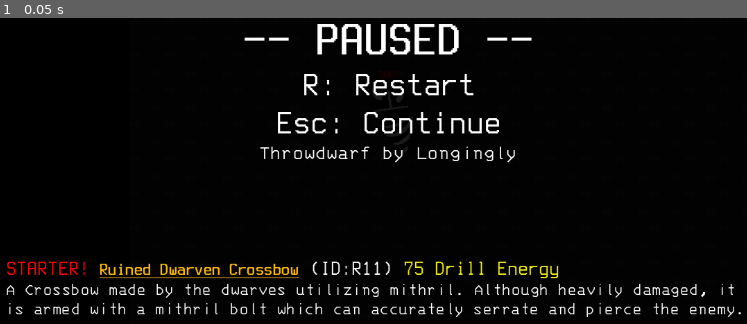
Above: before the commit, frame 1.
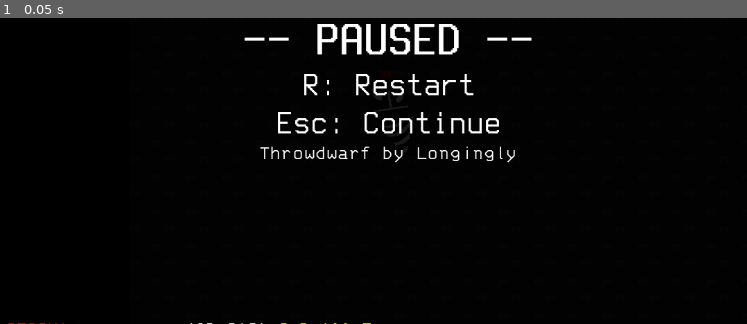
Above: after the commit, the same moment.

Repository: StaringLongingly/Throwdwarf
Game: Godot game, scene res://Game.tscn
Two runs of this game, one before a commit and one after it. Both use one fixed random seed, a clock stepped at 60 frames per second and the inputs below.
Inputs:
- Up to frame 1 (0.05 s): no input

The runs differ from the first frame. In frame 1, 3.4% of the frame differs, in the area x 0-100%, y 79-100%.

Commit message:
Tweaked the graphics

Diff:
--- a/Game.tscn
+++ b/Game.tscn
@@ -47,6 +47,7 @@
 [ext_resource type="Texture2D" uid="uid://cb8wlwjjfv1mq" path="res://sprites/border.png" id="44_fuhxg"]
 [ext_resource type="FontFile" uid="uid://6q2xyetu31xx" path="res://fonts/TerminessNerdFontMono-Bold.ttf" id="46_54msb"]
 [ext_resource type="Shader" path="res://shaders/Cutoff.gdshader" id="48_egvxd"]
+[ext_resource type="PackedScene" uid="uid://bpci6118aiv1h" path="res://enemies/common/Bombshroom.tscn" id="48_lq7pk"]
 [ext_resource type="Texture2D" uid="uid://cqfn8bjxloegd" path="res://sprites/Chain 4 links.png" id="49_wfxxo"]
 
 [sub_resource type="SpriteFrames" id="SpriteFrames_ai074"]
@@ -435,10 +436,13 @@
 position = Vector2(2000, -20000)
 sprite_frames = SubResource("SpriteFrames_toi1a")
 
+[node name="Bombshroom" parent="." instance=ExtResource("48_lq7pk")]
+
 [node name="Artifact" type="Node2D" parent="." node_paths=PackedStringArray("searchLabel", "itemCountLabel")]
 script = ExtResource("37_nqwky")
 searchLabel = NodePath("../HUD/Search")
 itemCountLabel = NodePath("../HUD/ItemCount")
+cheatMode = true
 common_artifacts = {
 "Old Pickaxe": {
 "description": "An old rusty pickaxe made by a fallen dwarf colony. Pierces enemies.",
--- a/artifacts/scenes/Uruk Javelin.tscn
+++ b/artifacts/scenes/Uruk Javelin.tscn
@@ -15,7 +15,7 @@
 }]
 
 [node name="Uruk Javelin" type="AnimatedSprite2D"]
-scale = Vector2(2, 2)
+scale = Vector2(2.4, 2.4)
 sprite_frames = SubResource("SpriteFrames_5r3sk")
 script = ExtResource("2_822r8")
 itemRarity = "rare"
--- a/project.godot
+++ b/project.godot
@@ -133,6 +133,26 @@
 "events": [Object(InputEventKey,"resource_local_to_scene":false,"resource_name":"","device":-1,"window_id":0,"alt_press …(195 unchanged characters)…
 ]
 }
+"Move up"={
+"deadzone": 0.5,
+"events": [Object(InputEventKey,"resource_local_to_scene":false,"resource_name":"","device":-1,"window_id":0,"alt_pressed":false,"shift_pressed":false,"ctrl_pressed":false,"meta_pressed":false,"pressed":false,"keycode":0,"physical_keycode":87,"key_label":0,"unicode":119,"location":0,"echo":false,"script":null)
+]
+}
+"Move left"={
+"deadzone": 0.5,
+"events": [Object(InputEventKey,"resource_local_to_scene":false,"resource_name":"","device":-1,"window_id":0,"alt_pressed":false,"shift_pressed":false,"ctrl_pressed":false,"meta_pressed":false,"pressed":false,"keycode":0,"physical_keycode":65,"key_label":0,"unicode":97,"location":0,"echo":false,"script":null)
+]
+}
+"Move right"={
+"deadzone": 0.5,
+"events": [Object(InputEventKey,"resource_local_to_scene":false,"resource_name":"","device":-1,"window_id":0,"alt_pressed":false,"shift_pressed":false,"ctrl_pressed":false,"meta_pressed":false,"pressed":false,"keycode":0,"physical_keycode":68,"key_label":0,"unicode":100,"location":0,"echo":false,"script":null)
+]
+}
+"Move down"={
+"deadzone": 0.5,
+"events": [Object(InputEventKey,"resource_local_to_scene":false,"resource_name":"","device":-1,"window_id":0,"alt_pressed":false,"shift_pressed":false,"ctrl_pressed":false,"meta_pressed":false,"pressed":false,"keycode":0,"physical_keycode":83,"key_label":0,"unicode":115,"location":0,"echo":false,"script":null)
+]
+}
 
 [rendering]
 
--- a/scenes/Item Trail.tscn
+++ b/scenes/Item Trail.tscn
@@ -19,7 +19,7 @@
 
 [node name="CPUParticles2D" type="CPUParticles2D" parent="."]
 z_index = -1
-amount = 30
+amount = 5
 lifetime = 0.2
 lifetime_randomness = 0.2
 texture = ExtResource("1_xid1q")
--- a/scripts/character_body_2d.gd
+++ b/scripts/character_body_2d.gd
@@ -36,13 +36,13 @@
 	else:
 		var custom_velocity = Vector2.ZERO
 
-		if Input.is_action_pressed("ui_up"):
+		if Input.is_action_pressed("Move up"):
 			custom_velocity.y -= 1
-		if Input.is_action_pressed("ui_down"):
+		if Input.is_action_pressed("Move down"):
 			custom_velocity.y += 1
-		if Input.is_action_pressed("ui_left"):
+		if Input.is_action_pressed("Move left"):
 			custom_velocity.x -= 1
-		if Input.is_action_pressed("ui_right"):
+		if Input.is_action_pressed("Move right"):
 			custom_velocity.x += 1
 
 		if Input.is_action_just_pressed("Dash"):
Not shown: 1 places in Game.tscn that only renumber resources
